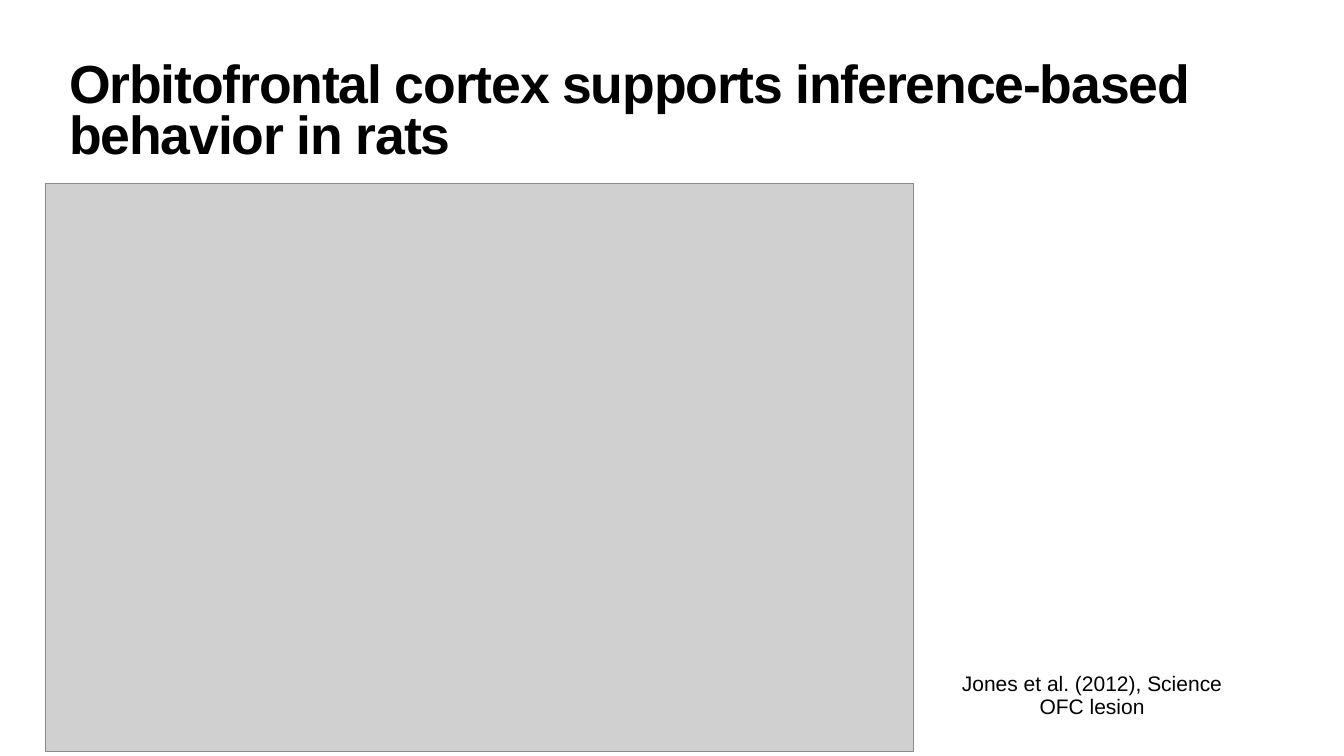
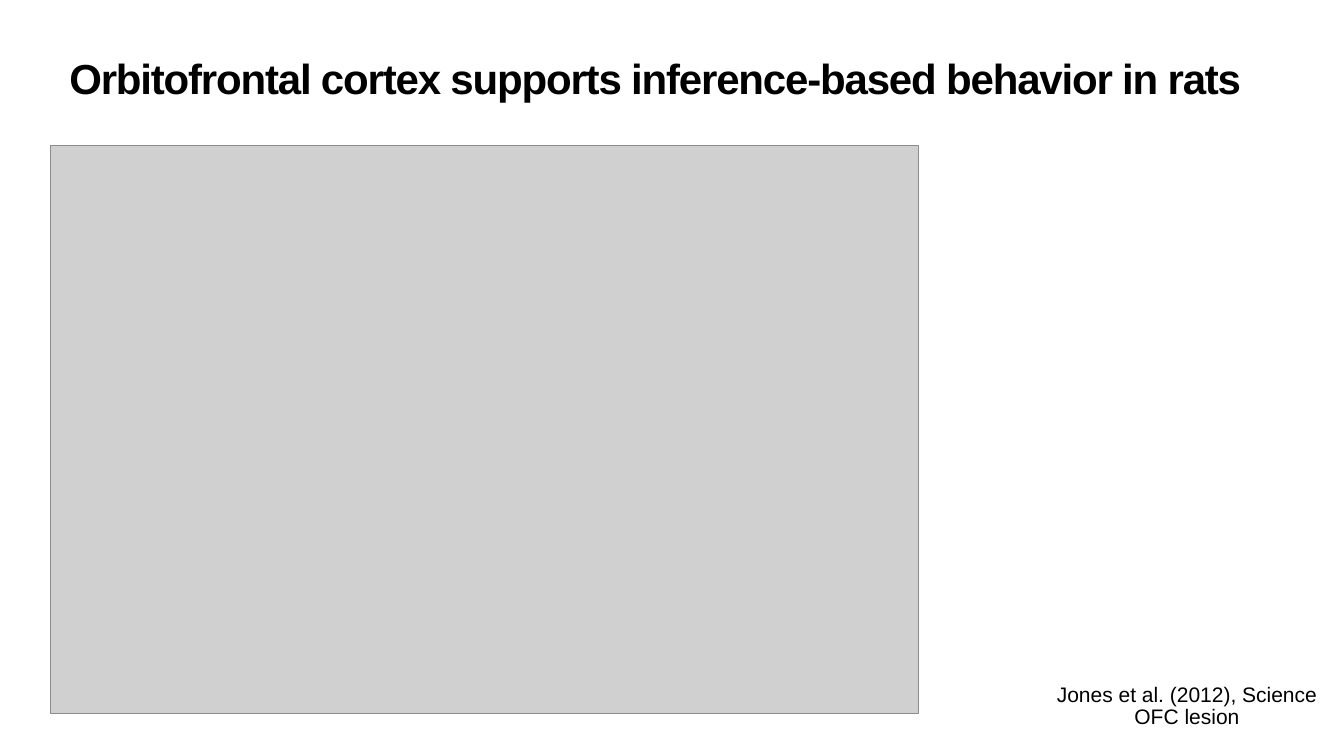
Before and after one commit to QingfangLiu/project-spcd, a slide deck: slide 4 of docs/Progress_branch_meeting.pptx. Drawn at 1344x756 pixels with LibreOffice and Linux fonts; fonts in the diff are those of the drawing; grey boxes stand for pictures. Boxes give left, top, right and bottom in pixels: in the first picture for what was removed or moved away, otherwise in the second. Text is boxed around its words. In the diff, an @@ line names an element or a change of style, - is before the commit and + after.

Commit message:
add png format for figure output and update branch meeting slides

```diff
--- a/docs/Progress_branch_meeting.pptx
+++ b/docs/Progress_branch_meeting.pptx
@@ title "Orbitofrontal cortex supports inference-based behavior ..." at (69, 63, 1242, 103): size 76.5 to 60 pt @@
@@ picture: place and size @@
-picture at (45, 183, 913, 751)
+picture at (50, 146, 918, 713)
@@ text "Jones et al. (2012), Science": place and size @@
-text "Jones et al. (2012), Science" at (962, 675, 1222, 715)
+text "Jones et al. (2012), Science" at (1057, 686, 1317, 725)
```
Also in this commit, not shown: 15 other slides changed, 1 slide added, 1 slide removed, 2 other files.
